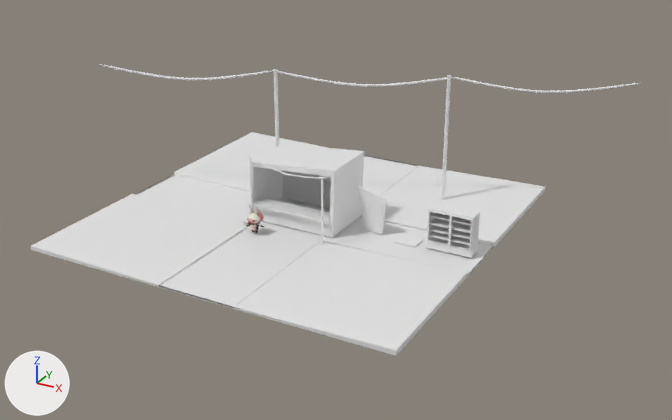
One commit to the Blender file Assets/3D/Modelados/Assets modulares/assets_juego1.blend: the scene before it, then after it.
Rendered twice from a 50 mm camera at (40.6, -68.0, 35.3) aimed at (3.8, -1.2, 1.9). The lights are fixed; the arrows at lower left show +X, +Y and +Z. The older version comes first.

Objects in the first picture: 'Cabeza', 'Cube.009', 'Cylinder', 'Cylinder.001', 'Cylinder.002', 'baldosa', 'fridge', 'poste', 'poste.001', 'poste.003', 'puerta parking', 'rienda', 'suelo parking'.
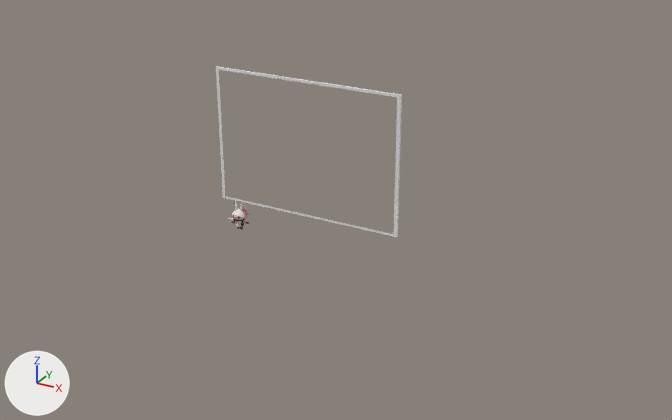
Where the change shows, as pixel boxes [x1, y1, x2, y2] in the pictures (672 x 420 px):
'suelo parking', hidden: before [31, 132, 545, 356]
'rienda', hidden: before [250, 144, 365, 238]
'fridge', hidden: before [426, 203, 480, 258]
'ventanal', added: after [216, 66, 402, 237]
'puerta parking', hidden: before [358, 186, 387, 234]
'Cube.009', hidden: before [250, 197, 330, 224]
'Cabeza', moved: before [243, 205, 264, 233]; after [228, 201, 249, 230]
'poste.001', hidden: before [441, 75, 451, 200]
'Cylinder.001', hidden: before [453, 77, 640, 93]
'Cylinder', hidden: before [277, 71, 453, 87]
'Cylinder.002', hidden: before [99, 64, 272, 80]
'poste.003', hidden: before [247, 156, 327, 244]
'poste', hidden: before [273, 69, 279, 147]
'baldosa', hidden: before [393, 234, 423, 247]

The change, as a list of edits to the scene's bpy script:
```text
Add me_cube_053:
    me_cube_053.from_pydata([(-0.97, -1.0, -0.97), (-0.97, -1.0, 0.97), (-1.0, 1.0, -1.0), (-1.0, 1.0, 1.0), (0.97, -1.0, -0.97), (0.97, -1.0, 0.97), (1.0, 1.0, -1.0), (1.0, 1.0, 1.0), (-1.0, -1.0, -1.0), (-1.0, -1.0, 1.0), (1.0, -1.0, 1.0), (1.0, -1.0, -1.0)], [], [(8, 9, 3, 2), (6, 7, 10, 11), (2, 6, 11, 8), (7, 3, 9, 10), (0, 1, 9, 8), (5, 4, 11, 10), (4, 0, 8, 11), (1, 5, 10, 9)])
Change ob_cabeza:
    ob_cabeza.location: (-2.23, -5.33, 1.47) -> (-3.82, -5.33, 1.47)
Change ob_fridge:
    add ob_fridge.hide_set(True)  # its collection is switched off
Change ob_puerta_parking:
    add ob_puerta_parking.hide_set(True)  # its collection is switched off
Change ob_baldosa:
    add ob_baldosa.hide_set(True)  # its collection is switched off
Change ob_suelo_parking:
    add ob_suelo_parking.hide_set(True)  # its collection is switched off
Change ob_rienda:
    add ob_rienda.hide_set(True)  # its collection is switched off
Change ob_poste:
    add ob_poste.hide_set(True)  # its collection is switched off
Change ob_poste_001:
    add ob_poste_001.hide_set(True)  # its collection is switched off
Change ob_cylinder:
    add ob_cylinder.hide_set(True)  # its collection is switched off
Change ob_cylinder_001:
    add ob_cylinder_001.hide_set(True)  # its collection is switched off
Change ob_cylinder_002:
    add ob_cylinder_002.hide_set(True)  # its collection is switched off
Change ob_poste_003:
    ob_poste_003.location: (4.21, -4.35, 3.14) -> (12.37, -16.38, 3.14)
    ob_poste_003.rotation_euler: (0.0, 0.0, -0.516) -> (0.0, 0.0, -2.003)  # degrees (0, 0, -30) -> degrees (0, 0, -115)
    ob_poste_003.scale: (0.0982, 0.0982, 3.12) -> (0.0681, 0.0926, 3.12)
    add ob_poste_003.hide_set(True)  # its collection is switched off
Change ob_cube_009:
    add ob_cube_009.hide_set(True)  # its collection is switched off
Add ob_ventanal:
    ob_ventanal = bpy.data.objects.new('ventanal', me_cube_053)
    ob_ventanal.location = (0.0, 0.0, 6.54)
    ob_ventanal.scale = (9.34, 0.12, 6.49)
```
